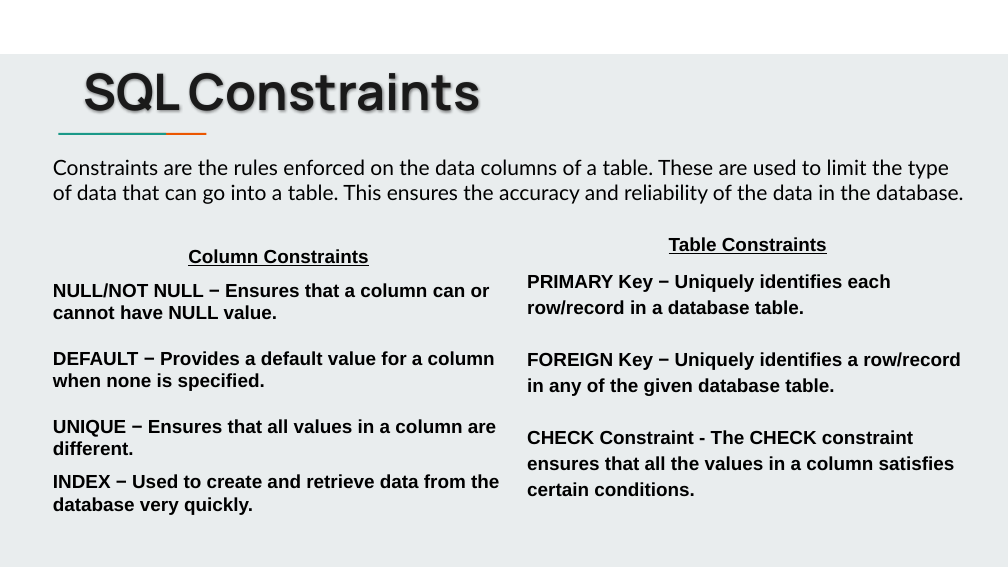
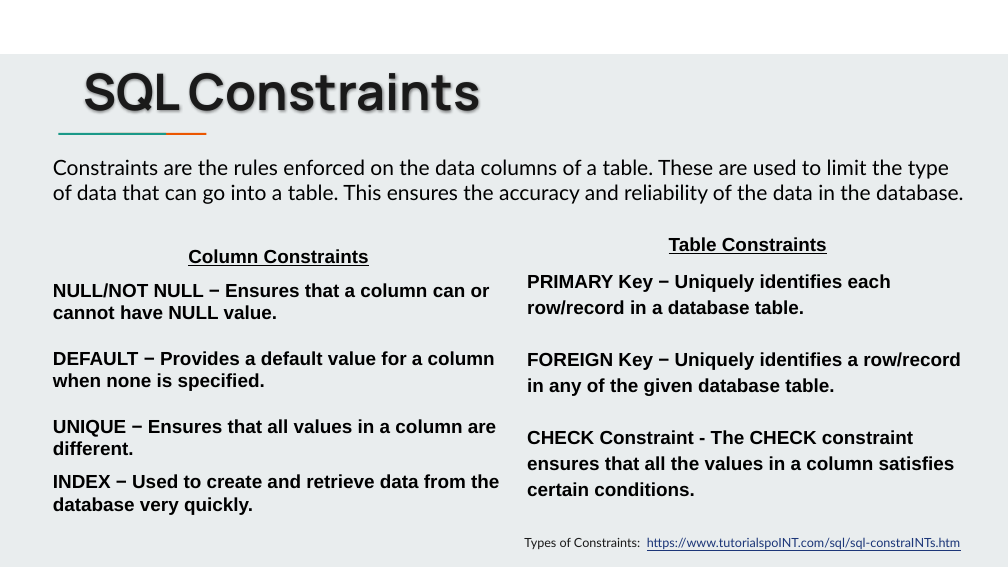
Before and after one commit to jbergmann56/OSDA-DataManipulationAndManagement, a slide deck: slide 7 of Lectures/(3) Extracting & Storing Data.pptx (slide 6 before the commit). Drawn at 1008x567 pixels with LibreOffice and Linux fonts; fonts in the diff are those of the drawing. Boxes give left, top, right and bottom in pixels: in the first picture for what was removed or moved away, otherwise in the second. Text is boxed around its words. In the diff, an @@ line names an element or a change of style, - is before the commit and + after.

```diff
--- a/Lectures/(3) Extracting & Storing Data.pptx
+++ b/Lectures/(3) Extracting & Storing Data.pptx
@@ text added at [524, 537, 961, 549], 12 pt, text #1C3678, underline @@
+Types of Constraints: https://www.tutorialspoINT.com/sql/sql-constraINTs.htm
```
Also in this commit, not shown: 9 other slides changed, 15 other files.
